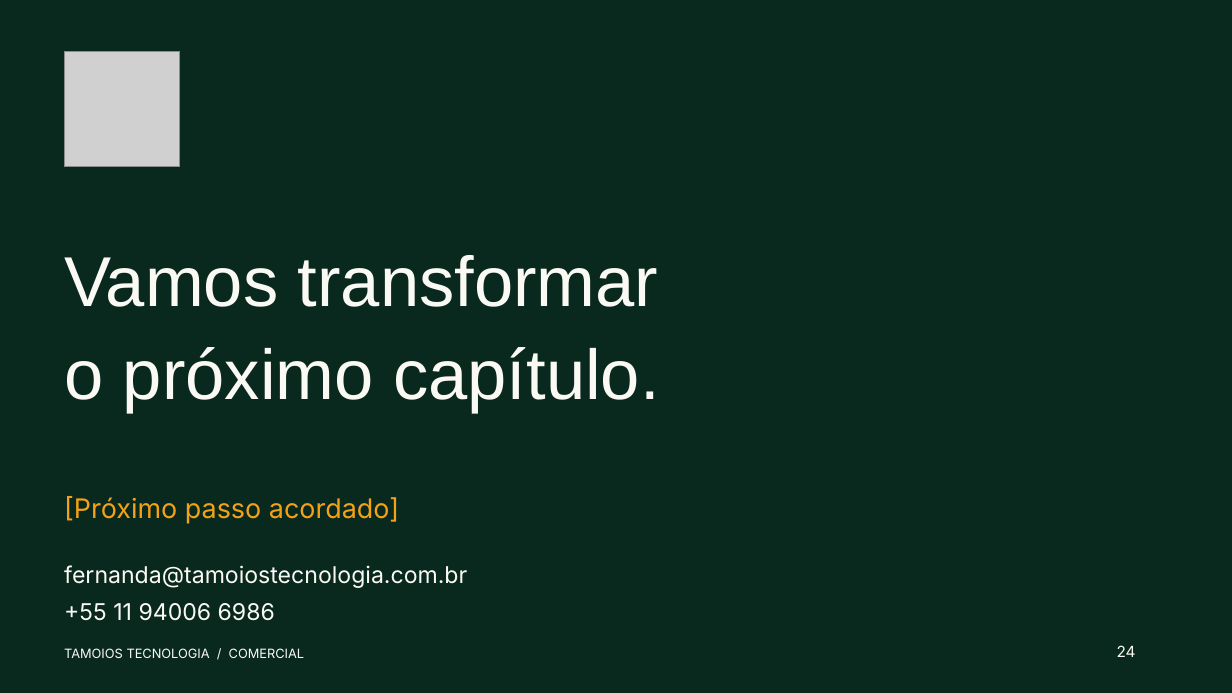
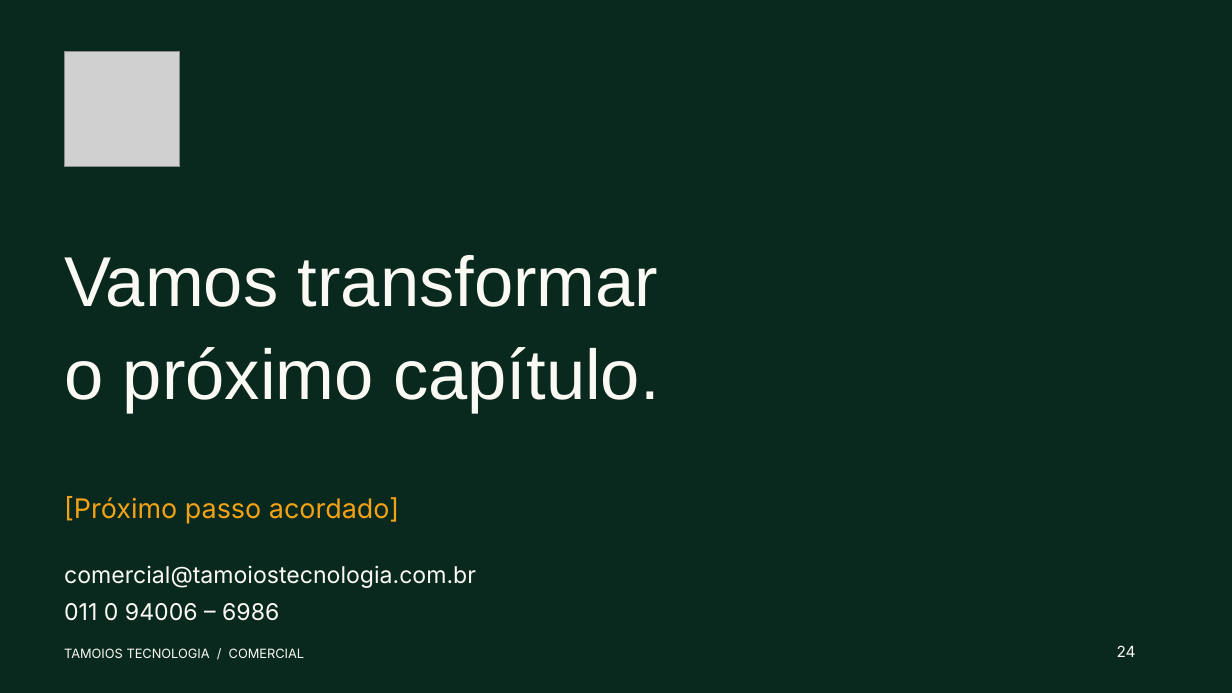
Before and after one commit to silvanobarbosa/tamoiostecnologias, a slide deck: slide 24 of public/docs/identidade/tamoios-template-comercial-v2.pptx. Drawn at 1232x693 pixels with LibreOffice and Linux fonts; fonts in the diff are those of the drawing; grey boxes stand for pictures. Boxes give left, top, right and bottom in pixels: in the first picture for what was removed or moved away, otherwise in the second. Text is boxed around its words. In the diff, an @@ line names an element or a change of style, - is before the commit and + after.

```diff
--- a/public/docs/identidade/tamoios-template-comercial-v2.pptx
+++ b/public/docs/identidade/tamoios-template-comercial-v2.pptx
@@ text at (x1=64, y1=565, x2=476, y2=621): text changed @@
-fernanda@tamoiostecnologia.com.br
-+55 11 94006 6986
+comercial@tamoiostecnologia.com.br
+011 0 94006 – 6986
```
Also in this commit, not shown: 3 other files.
